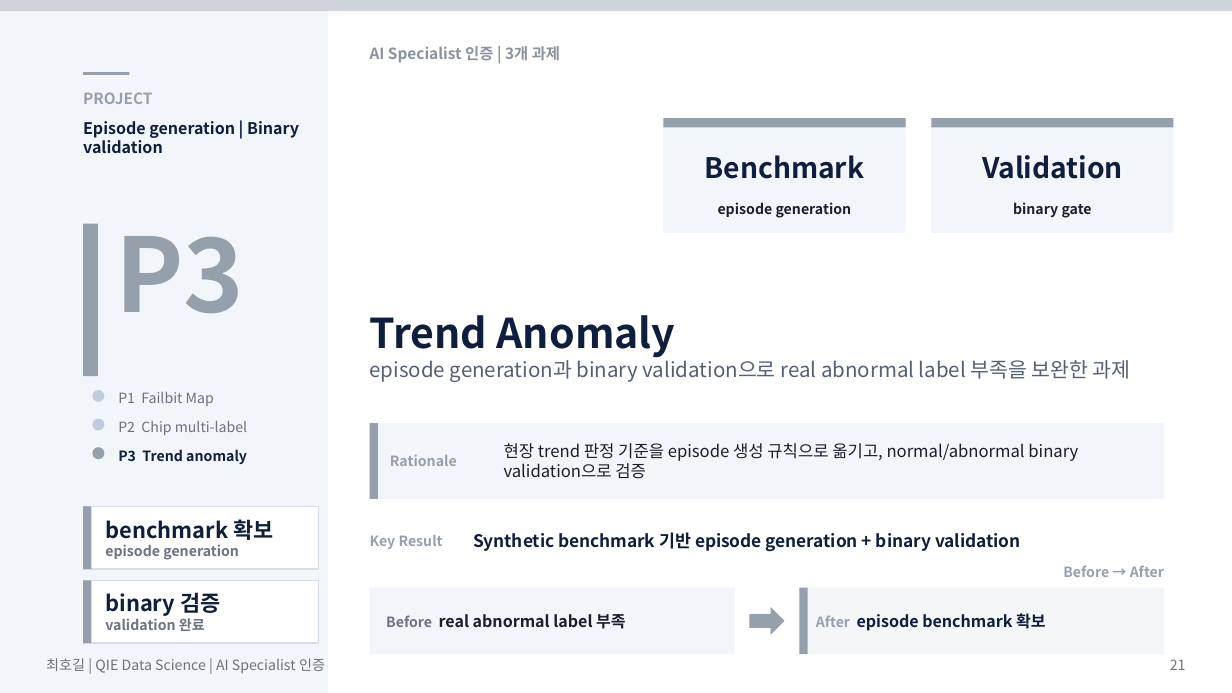
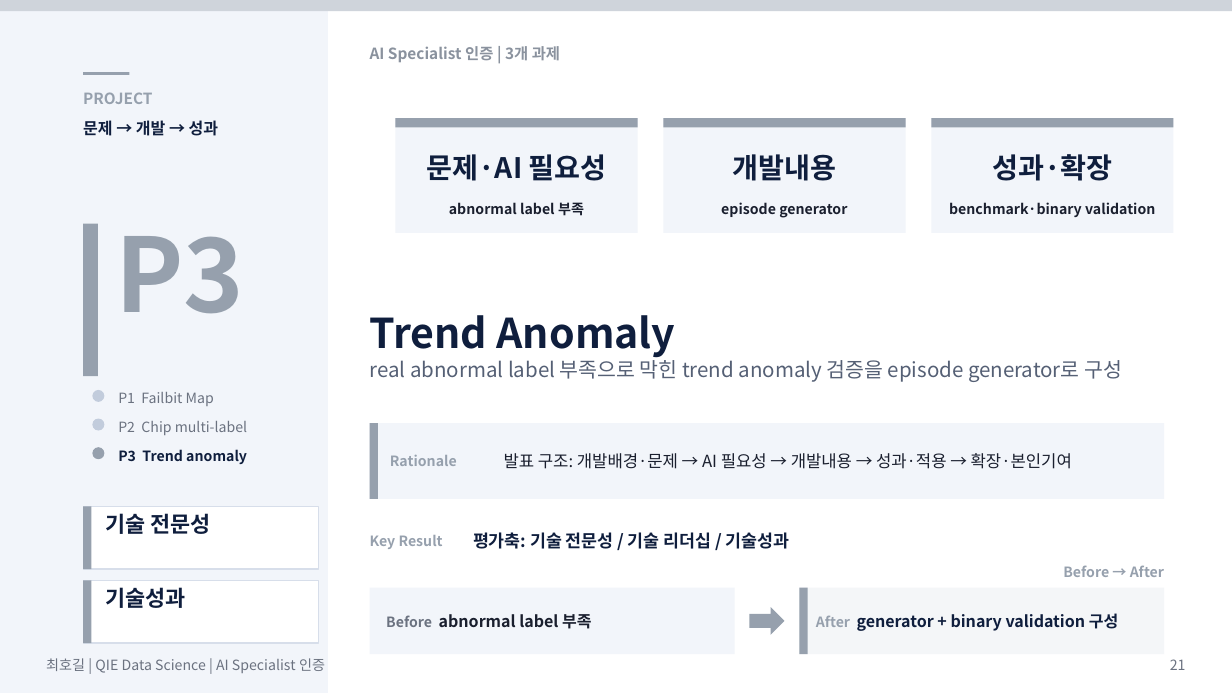
Before and after one commit to hogil/fbm_paper, a slide deck: slide 21 of recommendation/presentation/'26년 AI Specialist 면접 심사 자료_메모리사업부_최호길_평가항목_summary.pptx. Drawn at 1232x693 pixels with LibreOffice and Linux fonts; fonts in the diff are those of the drawing. Boxes give left, top, right and bottom in pixels: in the first picture for what was removed or moved away, otherwise in the second. Text is boxed around its words. In the diff, an @@ line names an element or a change of style, - is before the commit and + after.

```diff
--- a/recommendation/presentation/'26년 AI Specialist 면접 심사 자료_메모리사업부_최호길_평가항목_summary.pptx
+++ b/recommendation/presentation/'26년 AI Specialist 면접 심사 자료_메모리사업부_최호길_평가항목_summary.pptx
@@ rectangle added at (396, 118, 638, 233), fill #F2F5FA @@
@@ rectangle added at (396, 118, 638, 128), fill #96A0AD @@
@@ text at (83, 120, 218, 136): text changed @@
-Episode generation | Binary validation
+문제 → 개발 → 성과
@@ text added at (427, 154, 607, 181), 22 pt, text #0F1E3D, bold @@
+문제·AI 필요성
@@ text at (733, 154, 837, 181): text changed @@
-Benchmark
+개발내용
@@ text at (992, 154, 1112, 181): text changed @@
-Validation
+성과·확장
@@ text added at (449, 202, 584, 216), 11 pt, text #1A1F2E, bold @@
+abnormal label 부족
@@ text at (721, 202, 847, 218): text changed @@
-episode generation
+episode generator
@@ text at (949, 202, 1155, 217): text changed @@
-binary gate
+benchmark·binary validation
@@ text at (370, 356, 1122, 382): text changed @@
-episode generation과 binary validation으로 real abnormal label 부족을 보완한 과제
+real abnormal label 부족으로 막힌 trend anomaly 검증을 episode generator로 구성
@@ text at (504, 453, 1072, 469): text changed @@
-현장 trend 판정 기준을 episode 생성 규칙으로 옮기고, normal/abnormal binary validation으로 검증
+발표 구조: 개발배경·문제 → AI 필요성 → 개발내용 → 성과·적용 → 확장·본인기여
@@ text at (105, 513, 211, 534): text changed; size 11 to 17 pt; text colour #6B7280 to #0F1E3D @@
-benchmark 확보
-episode generation
+기술 전문성
@@ text at (473, 532, 789, 549): text changed @@
-Synthetic benchmark 기반 episode generation + binary validation
+평가축: 기술 전문성 / 기술 리더십 / 기술성과
@@ text at (105, 587, 185, 608): text changed; size 11 to 17 pt; text colour #6B7280 to #0F1E3D @@
-binary 검증
-validation 완료
+기술성과
@@ text at (386, 614, 591, 629): text changed @@
-Before real abnormal label 부족
+Before abnormal label 부족
@@ text at (816, 613, 1118, 631): text changed @@
-After episode benchmark 확보
+After generator + binary validation 구성
```
Also in this commit, not shown: 4 other slides changed, 2 other files.
